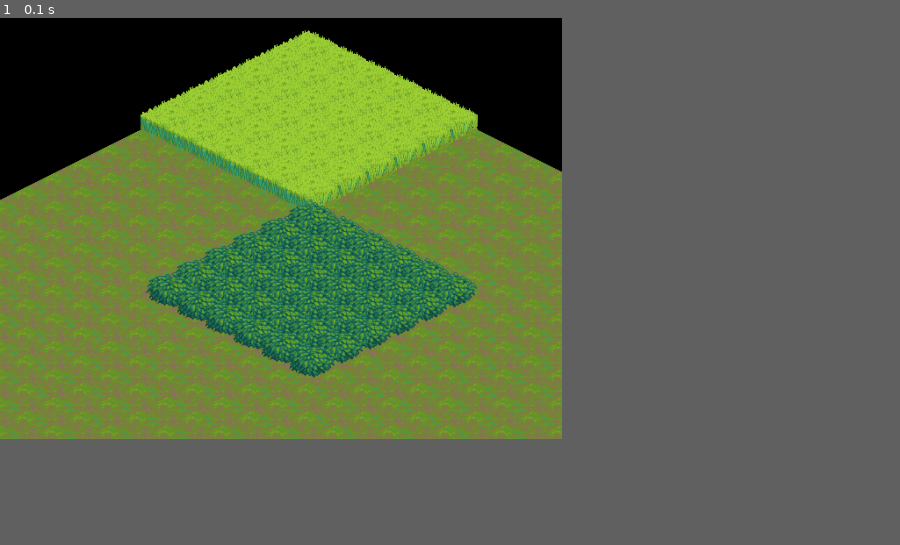
Above: before the commit, frame 1.
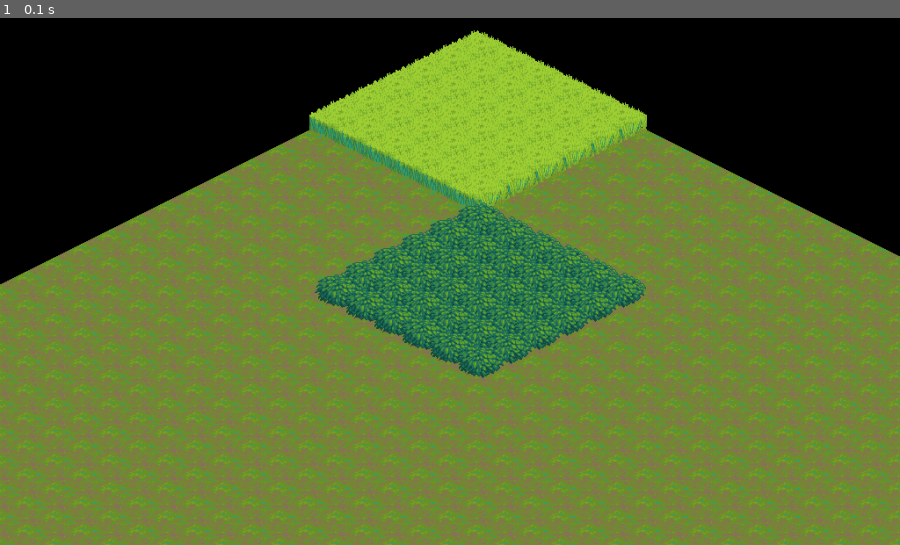
Above: after the commit, the same moment.

Repository: lugkhast/BaliwanPH
Game: pygame game, started from baliwan.py
The game is run twice, just before and just after one commit, with the same random seed, the same clock (stepped at 60 frames per second) and the same inputs. The source is Python 2; it was converted automatically to run under Python 3.
Inputs:
- Up to frame 1 (0.1 s): no input
In our replay, the window is 562x421 before the commit and 900x527 after it. These sizes can differ from the game's own. Grey fills any space a smaller window leaves; there, only what the larger window draws over its background counts as a difference.

The runs differ from the first frame. In frame 1, 61% of the frame differs, in the area x 0-100%, y 2-100%.

Commit message:
Increase resolution, add FPS cap

Diff:
--- a/renderers/pygame/app.py
+++ b/renderers/pygame/app.py
@@ -10,10 +10,11 @@
         self.city = city
 
     def start(self):
-        self.display_surface = pygame.display.set_mode((640, 480))
+        self.display_surface = pygame.display.set_mode((1024, 600))
         pygame.display.set_caption('BaliwanPH')
         renderer = PygameRenderer(self.city)
 
+        fps_clock = pygame.time.Clock()
         running = True
         while running:
             for event in pygame.event.get():
@@ -24,3 +25,4 @@
             if running:
                 renderer.get_screen(self.display_surface)
                 pygame.display.update()
+                fps_clock.tick(30)
